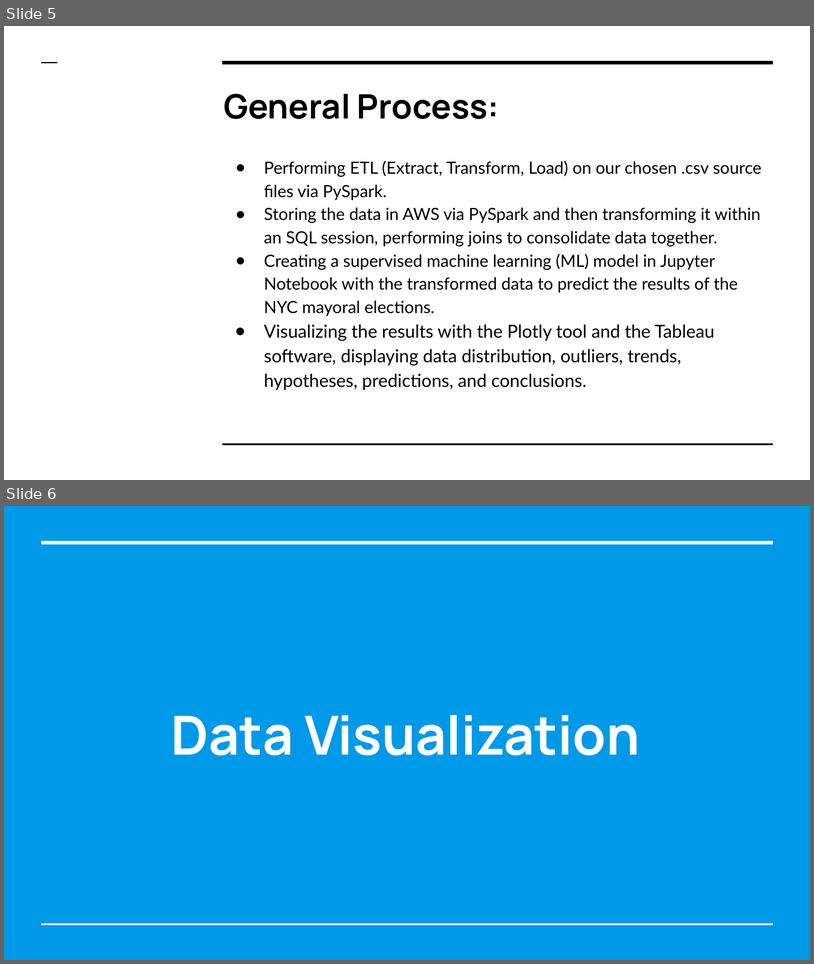
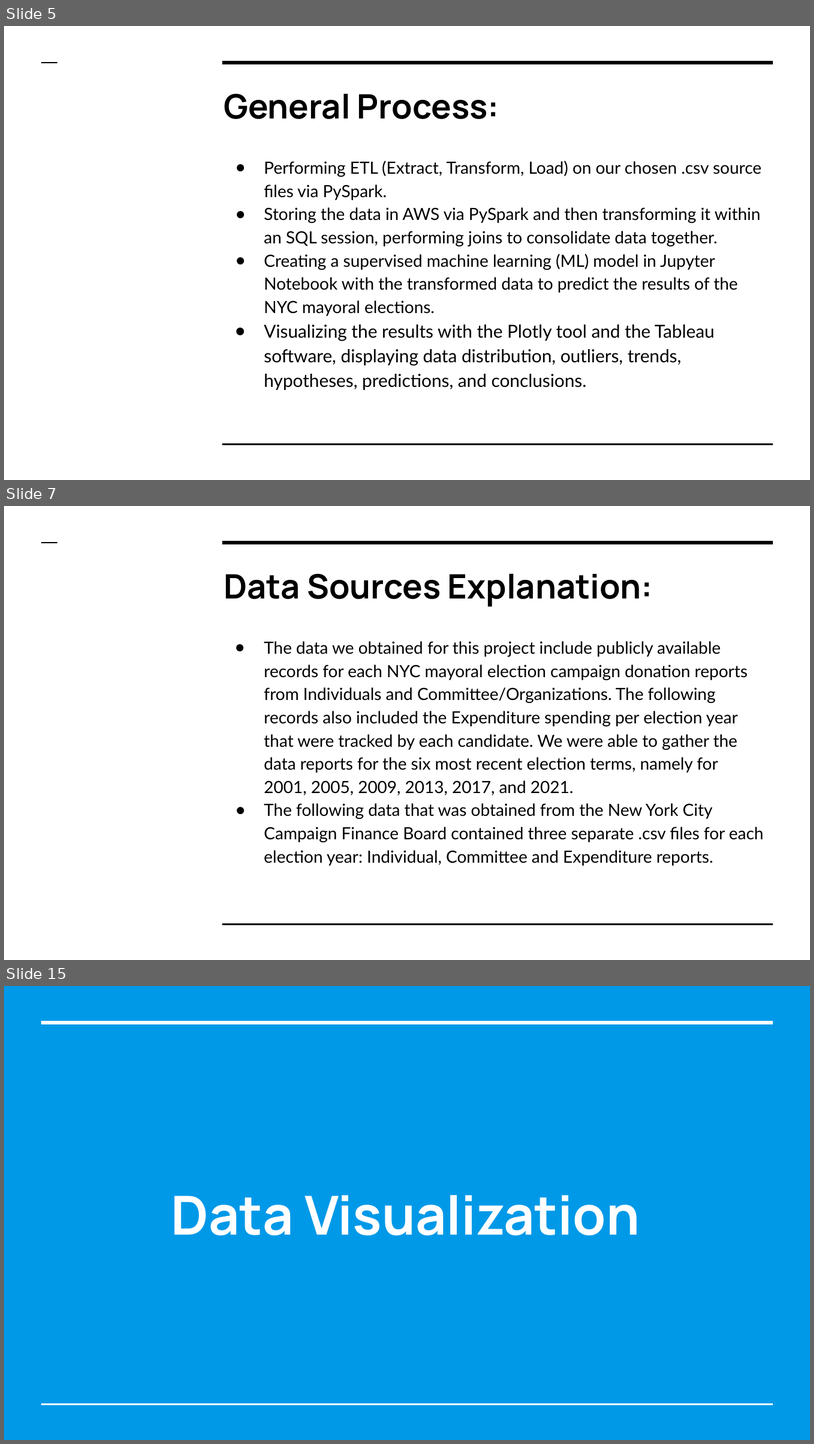
Before and after one commit to ssheggrud/Mod_20_Project, a slide deck: Presentation/Group5Presentation.pptx. Shown one above the other, each under a label of ours: slides 5 and 6 before the commit, slides 5, 7 and 15 after it; the slides between them are not shown. The pictures are 814x964 and 814x1444 pixels, drawn with LibreOffice and Linux fonts; fonts in the diff are those of the drawing. Boxes give left, top, right and bottom in pixels: in the first picture for what was removed or moved away, otherwise in the second. Text is boxed around its words. In the diff, an @@ line names an element or a change of style, - is before the commit and + after.

```diff
--- a/Presentation/Group5Presentation.pptx
+++ b/Presentation/Group5Presentation.pptx
@@ slide 7 added at (x1=4, y1=506, x2=810, y2=960), background #FFFFFF; not listed: 3 template elements that a slide beside it also shows @@
@@ title added at (x1=224, y1=574, x2=653, y2=607), 30 pt, text #000000, bold @@
+Data Sources Explanation:
@@ text added at (x1=264, y1=641, x2=764, y2=865), 15 pt, text #000000 @@
+● The data we obtained for this project include publicly available records for each NYC mayoral election campaign donation reports from Individuals and Committee/Organizations. The following records also included the Expenditure spending per election year that were tracked by each candidate. We were able to gather the data reports for the six most recent election terms, namely for 2001, 2005, 2009, 2013, 2017, and 2021.
+● The following data that was obtained from the New York City Campaign Finance Board contained three separate .csv files for each election year: Individual, Committee and Expenditure reports.
@@ what was slide 6 is now slide 15 @@
```
Also in this commit, not shown: 4 slides changed, 19 other slides added, 1 slide removed.
